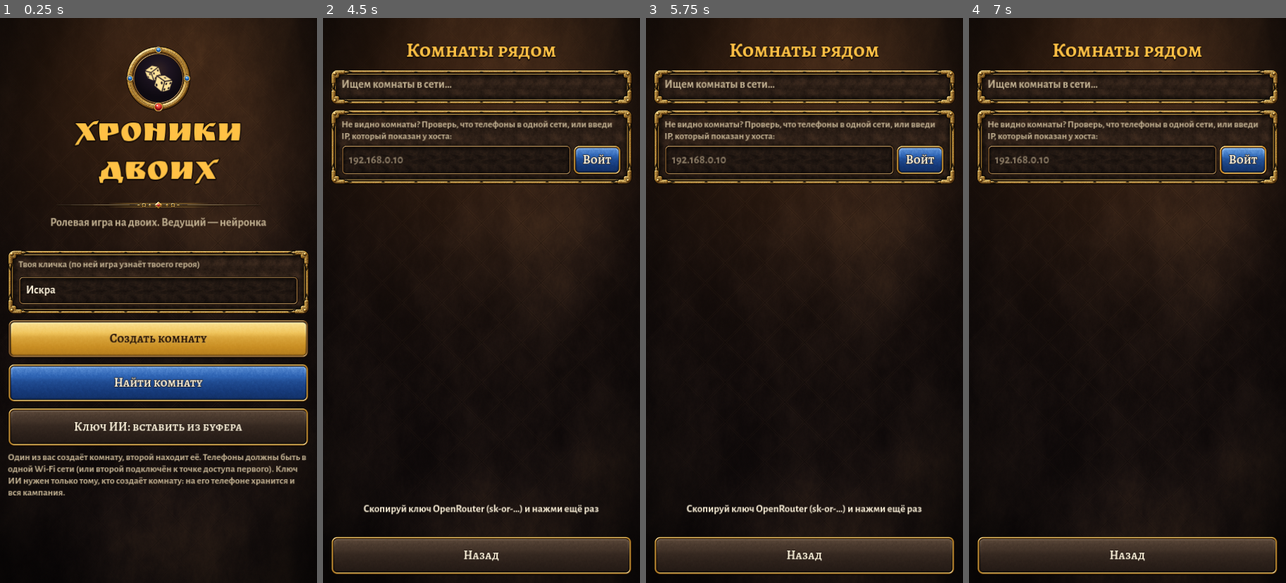
Above: before the commit, frames 1-4 (left to right).
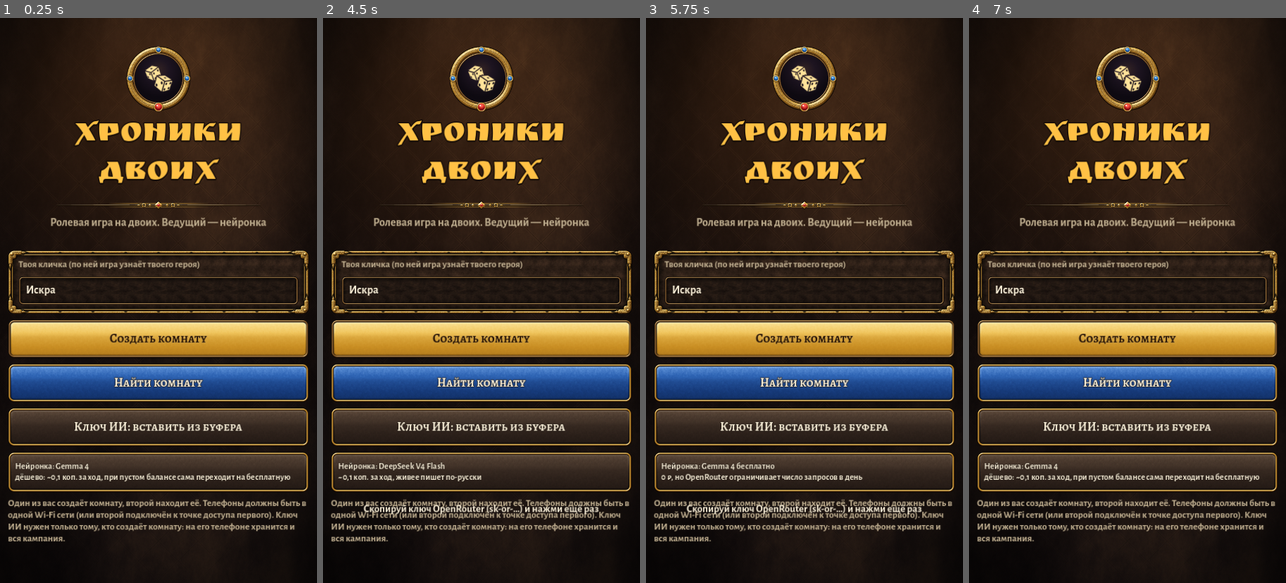
Above: after the commit, the same moments.

Repository: kokazolik/scumai
Game: Godot game, scene res://main.tscn
Two runs of this game, one before a commit and one after it. Both use one fixed random seed, a clock stepped at 60 frames per second and the inputs below.
Inputs (mouse positions are in pixels of both pictures, inside the frame that each line leads up to):
- Up to frame 1 (0.25 s): no input
- Up to frame 2 (4.5 s): click "Создать комнату" at 0.5 s; click "Найти комнату" at 1.25 s; click "Войти" at 2 s; click "Назад" at 2.75 s; click "Ключ ИИ: вставить из буфера" at 3.5 s; click "Найти комнату" (after the commit: "Нейронка: Gemma 4 дёшево: ~0,…") at 4.25 s
- Up to frame 3 (5.75 s): click (804, 470) at 5 s, where only the run after the commit has a clickable "Нейронка: DeepSeek V4 Flash ~…"
- Up to frame 4 (7 s): click (1127, 470) at 5.75 s, where only the run after the commit has a clickable "Нейронка: Gemma 4 бесплатно 0…"; click (1244, 159) at 6.5 s, where only the run before the commit has a clickable "Войти"

The runs differ from the first frame. In frame 1, 7.0% of the frame differs, in the area x 2-98%, y 76-93%; in frame 2, 41%; in frame 3, 41%; in frame 4, 41%, in the area x 2-98%, y 4-99%.

Commit message:
v0.17: независимый ввод действия и выбор нейронки
- Ход напарника больше не пересоздаёт поле ввода: набранный текст
  и клавиатура не сбрасываются, плашка «напарник выбрал» обновляется на месте
- Кнопка «Нейронка» в меню: Gemma 4, DeepSeek V4 Flash, бесплатная Gemma 4
- Когда на балансе OpenRouter кончаются деньги, ведущий сам переходит
  на бесплатную Gemma 4 и сообщает об этом; понятные ошибки 402 и 429

Co-Authored-By: Claude Opus 5.5 <noreply@anthropic.com>
Claude-Session: https://claude.ai/code/session_01Asjs6heXx4qzswk2j1ZAZK

Diff:
--- a/heroes/scripts/llm.gd
+++ b/heroes/scripts/llm.gd
@@ -12,8 +12,19 @@
 const API_URL := "https://openrouter.ai/api/v1/chat/completions"
 const MODEL := "google/gemma-4-26b-a4b-it"
 const RETRY_CODES := [429, 500, 502, 503, 504]
+## Выбор нейронки (кнопка в меню). Цена — примерно за один ход двоих игроков.
+const MODELS := [
+	{"id": "google/gemma-4-26b-a4b-it", "name": "Gemma 4", "note": "дёшево: ~0,1 коп. за ход, при пустом балансе сама переходит на бесплатную"},
+	{"id": "deepseek/deepseek-v4-flash", "name": "DeepSeek V4 Flash", "note": "~0,1 коп. за ход, живее пишет по-русски"},
+	{"id": "google/gemma-4-26b-a4b-it:free", "name": "Gemma 4 бесплатно", "note": "0 ₽, но OpenRouter ограничивает число запросов в день"},
+]
+const FREE_FALLBACK := "google/gemma-4-26b-a4b-it:free"
+
+signal note(text: String)
 
 var api_key := ""
+var model := MODEL
+var _broke := false   # на балансе OpenRouter кончились деньги — до перезапуска идём в бесплатную модель
 var mock := false
 
 
@@ -24,6 +35,32 @@
 		var cfg := ConfigFile.new()
 		if cfg.load("user://secrets.cfg") == OK:
 			api_key = str(cfg.get_value("openrouter", "api_key", ""))
+	var sc := ConfigFile.new()
+	if sc.load("user://settings.cfg") == OK:
+		model = str(sc.get_value("ai", "model", MODEL))
+	if not MODELS.any(func(m): return m.id == model):
+		model = MODEL
+
+
+func model_info() -> Dictionary:
+	for m in MODELS:
+		if m.id == model:
+			return m
+	return MODELS[0]
+
+
+## Следующая модель из списка (кнопка в меню).
+func cycle_model() -> void:
+	var i := 0
+	for k in MODELS.size():
+		if MODELS[k].id == model:
+			i = k
+	model = MODELS[(i + 1) % MODELS.size()].id
+	_broke = false
+	var sc := ConfigFile.new()
+	sc.load("user://settings.cfg")
+	sc.set_value("ai", "model", model)
+	sc.save("user://settings.cfg")
 
 
 func has_key() -> bool:
@@ -46,8 +83,9 @@
 	if api_key.is_empty():
 		return {"ok": false, "text": "", "error": "Нет API-ключа OpenRouter"}
 
+	var use_model := FREE_FALLBACK if _broke else model
 	var body := JSON.stringify({
-		"model": MODEL,
+		"model": use_model,
 		"messages": messages,
 		"temperature": temperature,
 		"max_tokens": max_tokens,
@@ -80,6 +118,17 @@
 				continue
 			return {"ok": true, "text": text, "error": ""}
 
+		var emsg := ""
+		if data is Dictionary and data.get("error") is Dictionary:
+			emsg = str(data["error"].get("message", ""))
+		# деньги на OpenRouter кончились: тот же запрос — в бесплатную модель
+		if (code == 402 or emsg.contains("afford") or emsg.contains("credits")) and use_model != FREE_FALLBACK:
+			_broke = true
+			note.emit("На балансе OpenRouter кончились деньги — ведущий перешёл на бесплатную Gemma 4")
+			push_warning("OpenRouter: баланс пуст, переходим на " + FREE_FALLBACK)
+			return await chat(messages, temperature, max_tokens, retries)
+		if code == 429 and use_model.ends_with(":free") and attempt >= 1:
+			return {"ok": false, "text": "", "error": "бесплатный лимит OpenRouter на сегодня исчерпан — пополни баланс или подожди до завтра"}
 		var retryable: bool = r[0] != HTTPRequest.RESULT_SUCCESS or code in RETRY_CODES
 		if retryable and attempt < retries:
 			await get_tree().create_timer(pow(2.0, attempt)).timeout
@@ -87,6 +136,8 @@
 		var msg := "HTTP %d" % code if code != 0 else "нет сети (код %d)" % r[0]
 		if code == 401:
 			msg = "ключ OpenRouter не подходит"
+		elif code == 402:
+			msg = "на балансе OpenRouter кончились деньги"
 		elif data is Dictionary and data.get("error") is Dictionary:
 			msg += ": " + str(data["error"].get("message", ""))
 		return {"ok": false, "text": "", "error": msg}
--- a/heroes/scripts/main.gd
+++ b/heroes/scripts/main.gd
@@ -108,6 +108,7 @@
 		if OS.get_environment("ALIBI_NODICE") == "":
 			dice.play(rolls)
 		_roll_sfx(rolls))
+	LLM.note.connect(func(t): _show_notice("ui_story", "Нейронка", t, Callable()))
 	Net.players_changed.connect(_refresh)
 	Net.rooms_changed.connect(_refresh)
 	Net.joined.connect(_refresh)
@@ -353,6 +354,12 @@
 	var key_btn := _button("", C_CARD2, _paste_key)
 	refs.key_btn = key_btn
 	content.add_child(key_btn)
+	var mi := LLM.model_info()
+	var model_btn := _wrap_button("Нейронка: %s\n%s" % [mi.name, mi.note], C_CARD2, func():
+		LLM.cycle_model()
+		screen = ""
+		_refresh(), 20, 92)
+	content.add_child(model_btn)
 	var err := _label("", 24, C_RED)
 	refs.err = err
 	content.add_child(err)
@@ -1269,8 +1276,23 @@
 				return "waiting"
 			if not Game.state.get("vote", {}).is_empty():
 				return "vote" + JSON.stringify(Game.state.vote)
-			return "input" + JSON.stringify(Game.state.options.get(me, [])) + str(Game.merchants_here()) + str(Game.state.pending) + str(_help_on)
+			# без state.pending: ход напарника не должен пересоздавать поле ввода и сбрасывать набранный текст
+			return "input" + JSON.stringify(Game.state.options.get(me, [])) + str(Game.merchants_here()) + str(_help_on)
 	return "other"
+
+
+## Плашка «напарник уже выбрал действие» обновляется на месте, не трогая поле ввода.
+func _update_pending_banner() -> void:
+	var wl = refs.get("pending_label")
+	if wl == null or not is_instance_valid(wl):
+		return
+	var me := Game.my_pname()
+	var others := []
+	for n in Game.state.pending:
+		if str(n) != me and Game.state.heroes.has(n):
+			others.append(str(Game.state.heroes[n].name))
+	wl.text = "✋ %s %s действие — все ждут тебя" % [", ".join(others), "уже выбрали" if others.size() > 1 else "уже выбрал(а)"] if others.size() > 0 else ""
+	refs.pending_card.visible = others.size() > 0
 
 
 func _update_bottom() -> void:
@@ -1281,6 +1303,7 @@
 	if mode == _bottom_key:
 		if waiting_label and is_instance_valid(waiting_label):
 			waiting_label.text = _wait_text()
+		_update_pending_banner()
 		return
 	var old_input = refs.get("action_input")
 	if old_input and is_instance_valid(old_input):
@@ -1291,6 +1314,7 @@
 	_apply_panel.call_deferred()
 	refs.erase("action_input")
 	refs.erase("wait_label")
+	refs.erase("pending_label")
 	var b: VBoxContainer = refs.bottom
 	for c in b.get_children():
 		c.queue_free()
@@ -1338,17 +1362,20 @@
 	for n in Game.state.pending:
 		if str(n) != me and Game.state.heroes.has(n):
 			others.append(str(Game.state.heroes[n].name))
-	if others.size() > 0:
-		var wb := _card(C_CARD2)
-		b.add_child(wb.get_parent())
-		var wl := _label("✋ %s %s действие — все ждут тебя" % [", ".join(others), "уже выбрали" if others.size() > 1 else "уже выбрал(а)"], 21, C_GREEN)
-		wl.horizontal_alignment = HORIZONTAL_ALIGNMENT_CENTER
-		wb.add_child(wl)
+	var wb := _card(C_CARD2)
+	b.add_child(wb.get_parent())
+	var wl := _label("", 21, C_GREEN)
+	wl.horizontal_alignment = HORIZONTAL_ALIGNMENT_CENTER
+	wb.add_child(wl)
+	refs.pending_label = wl
+	refs.pending_card = wb.get_parent()
+	_update_pending_banner()
 	var input := TextEdit.new()
 	input.placeholder_text = "Что делает %s?" % Game.my_hero().get("name", "твой герой")
 	input.wrap_mode = TextEdit.LINE_WRAPPING_BOUNDARY
 	input.custom_minimum_size = Vector2(0, 100)
 	input.text = _draft
+	input.text_changed.connect(func(): _draft = input.text)
 	refs.action_input = input
 	for oi in opts.size():
 		var o = opts[oi]
Not shown, changed: heroes/export_presets.cfg
Not shown, removed: heroes/apk/chronicles-0.16.apk
Not shown, added: heroes/apk/chronicles-0.17.apk
